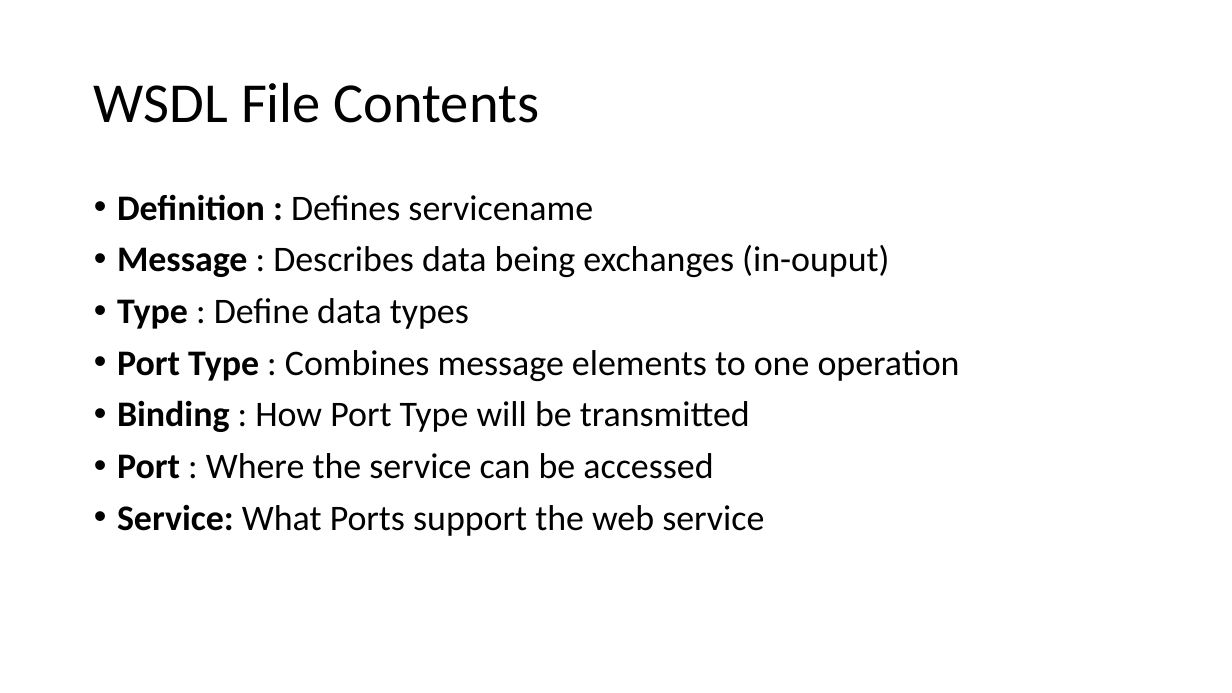
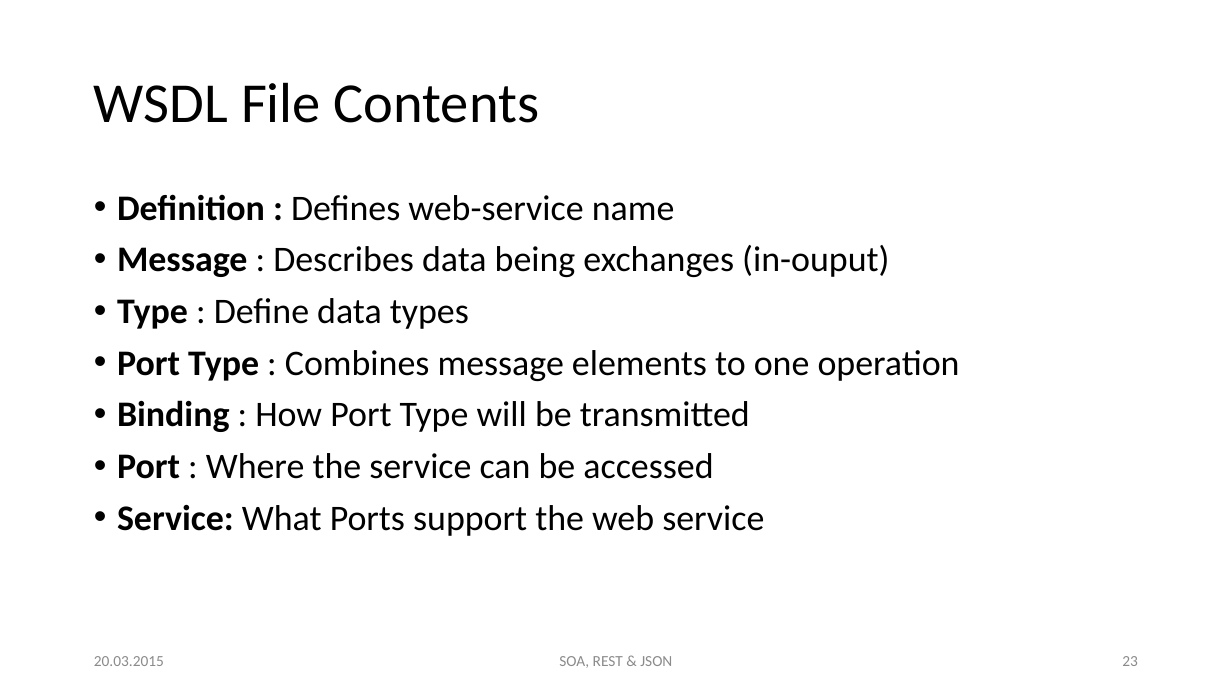
Before and after one commit to hsiegel-tgm/SOA2, a slide deck: slide 23 of p2.pptx (slide 33 before the commit). Drawn at 1232x693 pixels with LibreOffice and Linux fonts; fonts in the diff are those of the drawing. Boxes give left, top, right and bottom in pixels: in the first picture for what was removed or moved away, otherwise in the second. Text is boxed around its words. In the diff, an @@ line names an element or a change of style, - is before the commit and + after.

```diff
--- a/p2.pptx
+++ b/p2.pptx
@@ text at <box>117,194,675,221</box>: text changed @@
-• Definition : Defines servicename
+• Definition : Defines web-service name
@@ text added at <box>94,656,164,666</box>, 12 pt, text #8C8C8C @@
+20.03.2015
@@ text added at <box>559,656,672,668</box>, 12 pt, text #8C8C8C @@
+SOA, REST & JSON
@@ page number added at <box>1122,656,1138,666</box>, 12 pt, text #8C8C8C @@
+23
```
Also in this commit, not shown: 36 other slides changed, 5 slides added, 3 slides removed.
